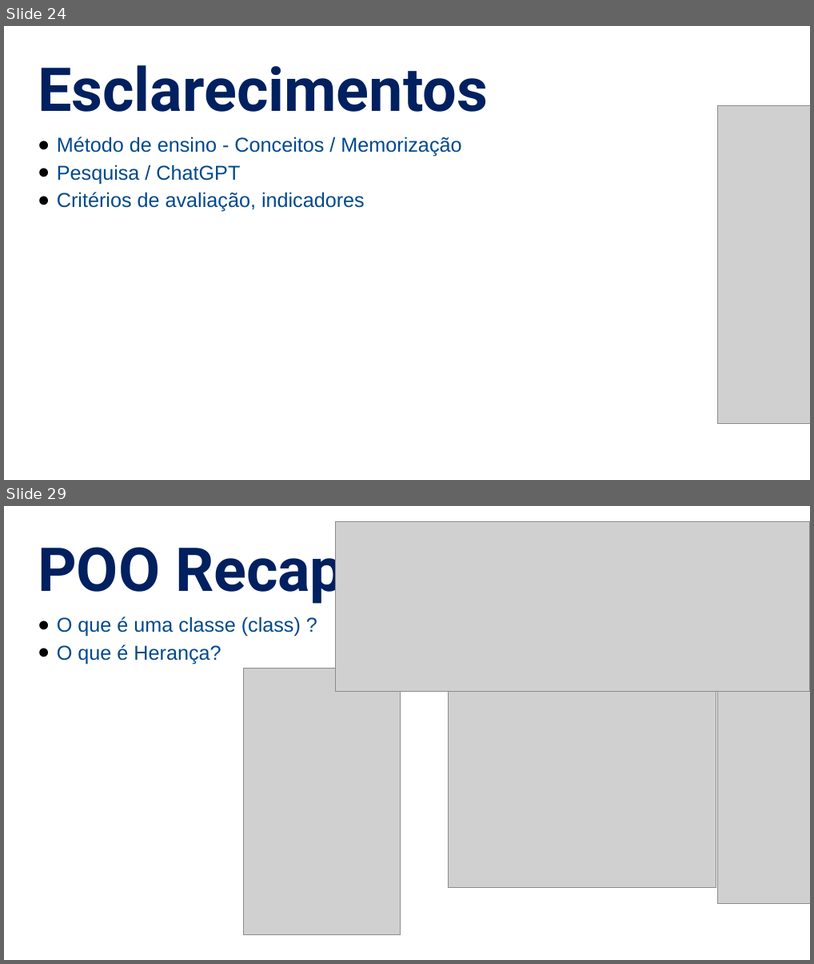
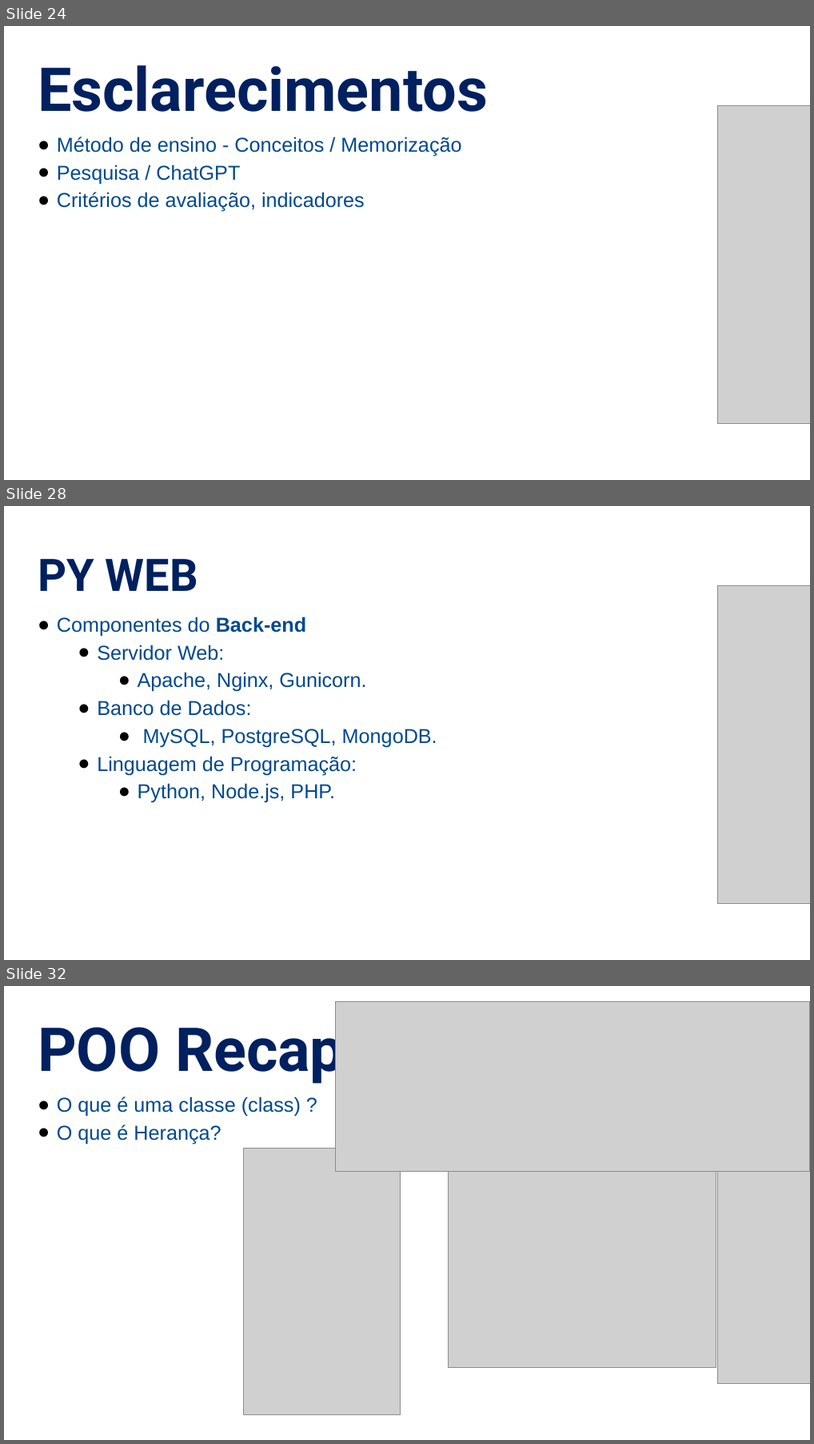
Before and after one commit to alandsilvasouza/PY2, a slide deck: aula08/Aula08.pptx. Shown one above the other, each under a label of ours: slides 24 and 29 before the commit, slides 24, 28 and 32 after it; the slides between them are not shown. The pictures are 814x964 and 814x1444 pixels, drawn with LibreOffice and Linux fonts; fonts in the diff are those of the drawing; grey boxes stand for pictures. Boxes give left, top, right and bottom in pixels: in the first picture for what was removed or moved away, otherwise in the second. Text is boxed around its words. In the diff, an @@ line names an element or a change of style, - is before the commit and + after.

```diff
--- a/aula08/Aula08.pptx
+++ b/aula08/Aula08.pptx
@@ slide 28 added at (4,506,810,960), background #FFFFFF @@
@@ text added at (38,559,198,591), 40 pt, text #002060, bold @@
+PY WEB
@@ picture added at (718,586,810,904) @@
@@ text added at (57,616,438,803), 18 pt, text #01498E @@
+● Componentes do Back-end
+  ● Servidor Web:
+    ● Apache, Nginx, Gunicorn.
+  ● Banco de Dados:
+    ● MySQL, PostgreSQL, MongoDB.
+  ● Linguagem de Programação:
+    ● Python, Node.js, PHP.
@@ what was slide 29 is now slide 32 @@
```
Also in this commit, not shown: 4 slides changed, 2 other slides added, 2 other files.
